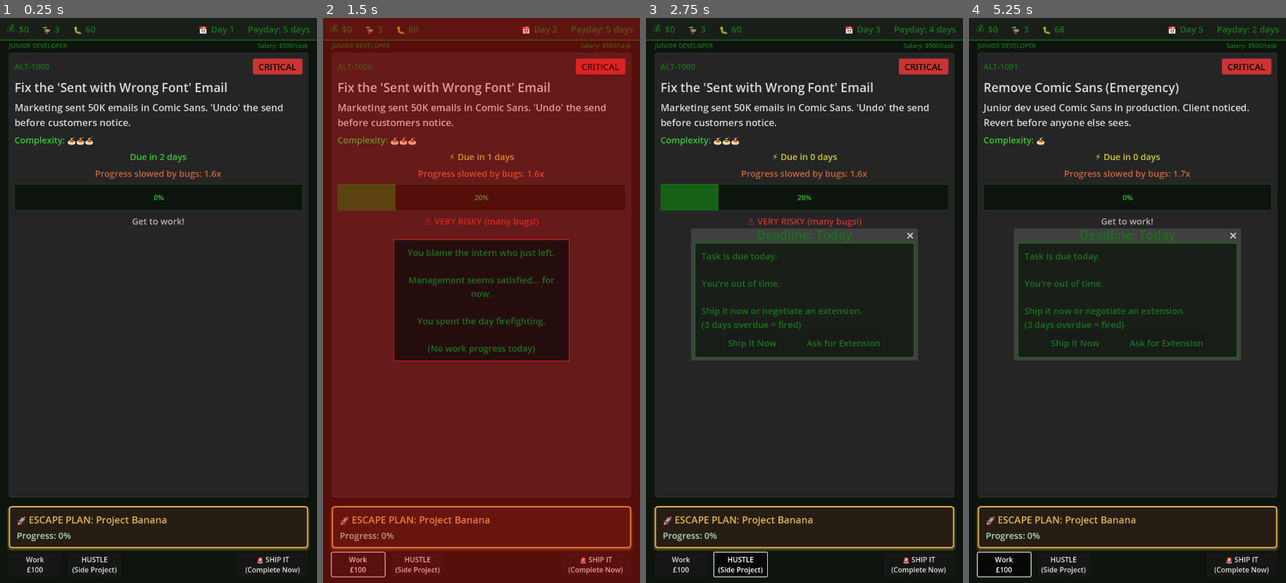
Above: before the commit, frames 1-4 (left to right).
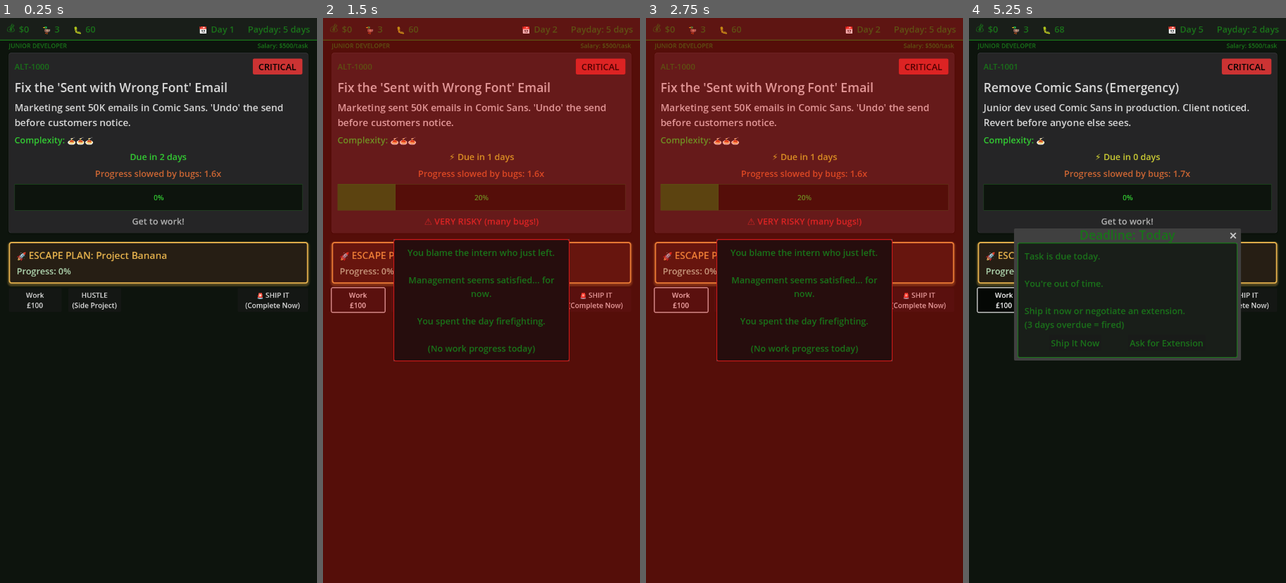
Above: after the commit, the same moments.

Repository: lmchoi/alt-f-this
Game: Godot game, scene res://scenes/game_ui.tscn
The game is run twice, just before and just after one commit, with the same random seed, the same clock (stepped at 60 frames per second) and the same inputs.
Inputs:
- Up to frame 1 (0.25 s): no input
- Up to frame 2 (1.5 s): click "Work £100" at 0.5 s; click "The intern we just let go." at 1.25 s
- Up to frame 3 (2.75 s): click "HUSTLE (Side Project)" at 2 s
- Up to frame 4 (5.25 s): click "🚨 SHIP IT (Complete Now)" at 2.75 s; click "Ship It Now" at 3.5 s; click "The intern we just let go." at 4.25 s; click "Work £100" at 5 s

The runs differ from the first frame. In frame 1, 44% of the frame differs, in the area x 2-98%, y 37-99%; in frame 2, 3.0%; in frame 3, 90%, in the area x 0-100%, y 0-100%; in frame 4, 34%.

Commit message:
Remove expand from task margin

Diff:
--- a/scenes/game_ui.tscn
+++ b/scenes/game_ui.tscn
@@ -40,7 +40,6 @@
 
 [node name="TaskPanelMargin" type="MarginContainer" parent="VBoxContainer"]
 layout_mode = 2
-size_flags_vertical = 3
 theme_override_constants/margin_left = 20
 theme_override_constants/margin_top = 4
 theme_override_constants/margin_right = 20
@@ -69,7 +68,6 @@
 [node name="ActionButtons" type="HBoxContainer" parent="VBoxContainer/ActionButtonsMargin"]
 layout_mode = 2
 theme_override_constants/separation = 15
-alignment = 0
 
 [node name="WorkButton" type="Button" parent="VBoxContainer/ActionButtonsMargin/ActionButtons"]
 unique_name_in_owner = true
@@ -103,7 +101,6 @@
 metadata/_custom_type_script = "uid://o4uecgfegpr2"
 
 [node name="EventPopup" parent="." instance=ExtResource("4_u2dgd")]
-initial_position = 1
 visible = false
 
 [node name="OutageConsequencePopup" parent="." instance=ExtResource("5_outage_consequence")]
--- a/themes/badge_theme.tres
+++ b/themes/badge_theme.tres
@@ -1,48 +1,48 @@
-[gd_resource type="Theme" load_steps=5 format=3]
+[gd_resource type="Theme" load_steps=5 format=3 uid="uid://s843oow0cmyd"]
 
 [sub_resource type="StyleBoxFlat" id="StyleBoxFlat_critical"]
+content_margin_left = 8.0
+content_margin_top = 4.0
+content_margin_right = 8.0
+content_margin_bottom = 4.0
 bg_color = Color(0.8, 0.2, 0.2, 1)
 corner_radius_top_left = 4
 corner_radius_top_right = 4
 corner_radius_bottom_right = 4
 corner_radius_bottom_left = 4
+
+[sub_resource type="StyleBoxFlat" id="StyleBoxFlat_optics"]
 content_margin_left = 8.0
 content_margin_top = 4.0
 content_margin_right = 8.0
 content_margin_bottom = 4.0
-
-[sub_resource type="StyleBoxFlat" id="StyleBoxFlat_optics"]
 bg_color = Color(0.9, 0.5, 0.9, 1)
 corner_radius_top_left = 4
 corner_radius_top_right = 4
 corner_radius_bottom_right = 4
 corner_radius_bottom_left = 4
+
+[sub_resource type="StyleBoxFlat" id="StyleBoxFlat_technical"]
 content_margin_left = 8.0
 content_margin_top = 4.0
 content_margin_right = 8.0
 content_margin_bottom = 4.0
-
-[sub_resource type="StyleBoxFlat" id="StyleBoxFlat_technical"]
-bg_color = Color(0.4, 0.7, 1.0, 1)
+bg_color = Color(0.4, 0.7, 1, 1)
 corner_radius_top_left = 4
 corner_radius_top_right = 4
 corner_radius_bottom_right = 4
 corner_radius_bottom_left = 4
+
+[sub_resource type="StyleBoxFlat" id="StyleBoxFlat_urgent"]
 content_margin_left = 8.0
 content_margin_top = 4.0
 content_margin_right = 8.0
 content_margin_bottom = 4.0
-
-[sub_resource type="StyleBoxFlat" id="StyleBoxFlat_urgent"]
 bg_color = Color(0.8, 0.8, 0.2, 1)
 corner_radius_top_left = 4
 corner_radius_top_right = 4
 corner_radius_bottom_right = 4
 corner_radius_bottom_left = 4
-content_margin_left = 8.0
-content_margin_top = 4.0
-content_margin_right = 8.0
-content_margin_bottom = 4.0
 
 [resource]
 Label/font_sizes/font_size = 20
--- a/themes/dialog_theme.tres
+++ b/themes/dialog_theme.tres
@@ -1,6 +1,10 @@
-[gd_resource type="Theme" load_steps=3 format=3]
+[gd_resource type="Theme" load_steps=3 format=3 uid="uid://c4e4dhs8awvwo"]
 
 [sub_resource type="StyleBoxFlat" id="StyleBoxFlat_dialog_panel"]
+content_margin_left = 16.0
+content_margin_top = 16.0
+content_margin_right = 16.0
+content_margin_bottom = 16.0
 bg_color = Color(0.1, 0.12, 0.1, 1)
 border_width_left = 2
 border_width_top = 2
@@ -11,10 +15,6 @@
 corner_radius_top_right = 4
 corner_radius_bottom_right = 4
 corner_radius_bottom_left = 4
-content_margin_left = 16.0
-content_margin_top = 16.0
-content_margin_right = 16.0
-content_margin_bottom = 16.0
 
 [sub_resource type="StyleBoxFlat" id="StyleBoxFlat_title_panel"]
 bg_color = Color(0.05, 0.08, 0.05, 1)
@@ -26,7 +26,7 @@
 AcceptDialog/font_sizes/title_font_size = 28
 AcceptDialog/styles/panel = SubResource("StyleBoxFlat_dialog_panel")
 AcceptDialog/styles/title_panel = SubResource("StyleBoxFlat_title_panel")
+Button/colors/font_color = Color(0.1, 0.45, 0.1, 1)
+Button/font_sizes/font_size = 20
 Label/colors/font_color = Color(0.1, 0.45, 0.1, 1)
 Label/font_sizes/font_size = 20
-Button/font_sizes/font_size = 20
-Button/colors/font_color = Color(0.1, 0.45, 0.1, 1)
--- a/themes/main_theme.tres
+++ b/themes/main_theme.tres
@@ -1,4 +1,4 @@
-[gd_resource type="Theme" load_steps=7 format=3]
+[gd_resource type="Theme" load_steps=4 format=3 uid="uid://cep5kldx1nq32"]
 
 ;; FONT SIZE HIERARCHY
 ;; This theme defines base defaults. Scene files (.tscn) override specific elements as needed.
@@ -28,30 +28,6 @@
 corner_radius_bottom_right = 4
 corner_radius_bottom_left = 4
 
-[sub_resource type="StyleBoxFlat" id="StyleBoxFlat_panel_with_shadow"]
-bg_color = Color(0.1, 0.12, 0.1, 1)
-border_width_left = 2
-border_width_top = 2
-border_width_right = 2
-border_width_bottom = 2
-border_color = Color(0.1, 0.45, 0.1, 1)
-corner_radius_top_left = 4
-corner_radius_top_right = 4
-corner_radius_bottom_right = 4
-corner_radius_bottom_left = 4
-shadow_color = Color(0.1, 0.45, 0.1, 0.3)
-shadow_size = 4
-shadow_offset = Vector2(0, 2)
-
-[sub_resource type="StyleBoxFlat" id="StyleBoxFlat_top_bar"]
-bg_color = Color(0.1, 0.12, 0.1, 1)
-border_width_bottom = 2
-border_color = Color(0.1, 0.45, 0.1, 1)
-content_margin_left = 15.0
-content_margin_top = 12.0
-content_margin_right = 15.0
-content_margin_bottom = 12.0
-
 [sub_resource type="StyleBoxFlat" id="StyleBoxFlat_progress_bg"]
 bg_color = Color(0.05, 0.08, 0.05, 1)
 border_width_left = 1
@@ -68,15 +44,12 @@
 border_width_bottom = 1
 border_color = Color(0.1, 0.45, 0.1, 1)
 
-[sub_resource type="StyleBoxFlat" id="StyleBoxFlat_overlay_bg"]
-bg_color = Color(0.05, 0.08, 0.05, 0.95)
-
 [resource]
+Button/colors/font_color = Color(0.1, 0.45, 0.1, 1)
+Button/font_sizes/font_size = 22
+Label/colors/font_color = Color(0.1, 0.45, 0.1, 1)
+Label/font_sizes/font_size = 20
 Panel/styles/panel = SubResource("StyleBoxFlat_panel_standard")
 PanelContainer/styles/panel = SubResource("StyleBoxFlat_panel_standard")
 ProgressBar/styles/background = SubResource("StyleBoxFlat_progress_bg")
 ProgressBar/styles/fill = SubResource("StyleBoxFlat_progress_fill")
-Label/colors/font_color = Color(0.1, 0.45, 0.1, 1)
-Label/font_sizes/font_size = 20
-Button/colors/font_color = Color(0.1, 0.45, 0.1, 1)
-Button/font_sizes/font_size = 22
Not shown: 1 places in scenes/game_ui.tscn that only renumber resources
